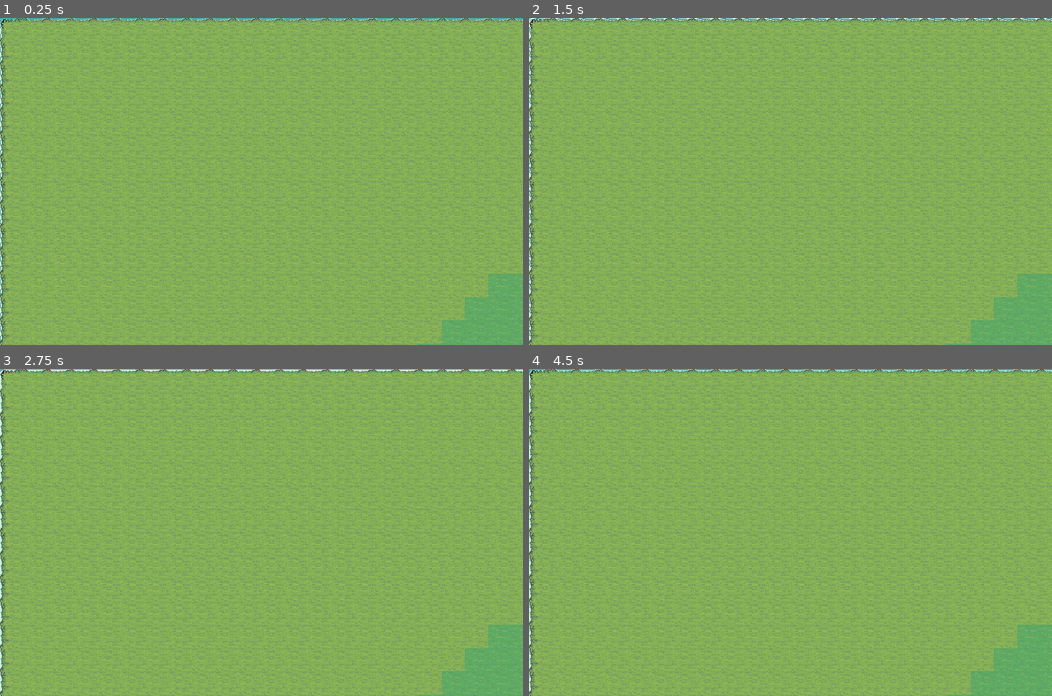
Above: before the commit, frames 1-4 (two rows, left to right).
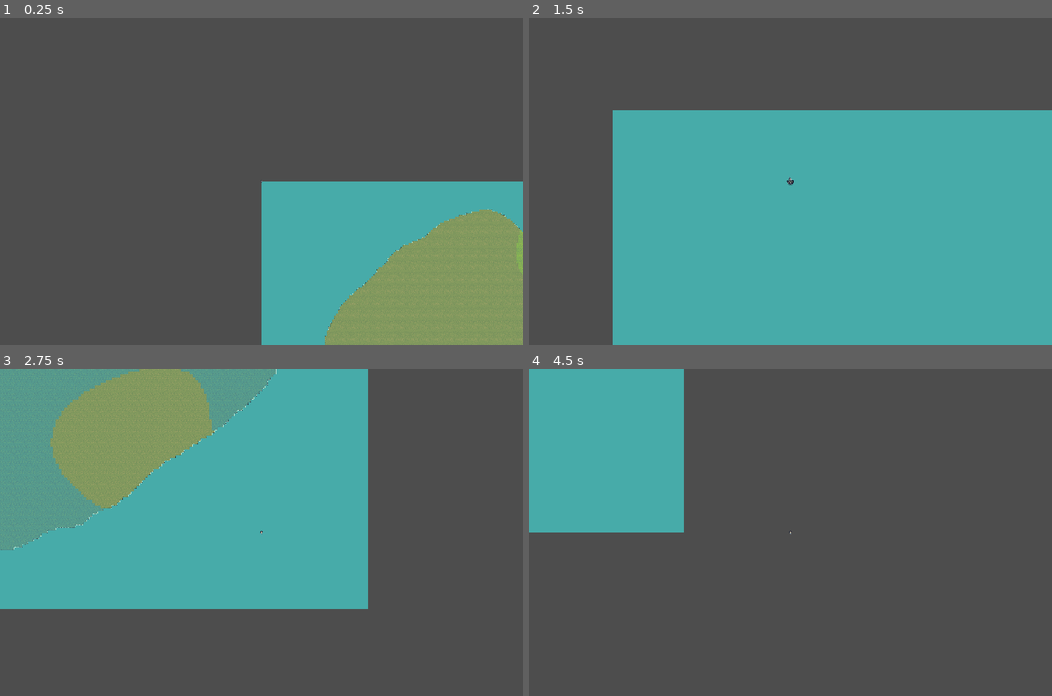
Above: after the commit, the same moments.

Repository: August099/juegoMulti
Game: Godot game, scene res://Escenario/world_generation.tscn
Two runs of this game, one before a commit and one after it. Both use one fixed random seed, a clock stepped at 60 frames per second and the inputs below. This scene is started directly instead of the project's main scene.
Inputs (mouse positions are in pixels of both pictures, inside the frame that each line leads up to):
- Up to frame 1 (0.25 s): no input
- Up to frame 2 (1.5 s): tap Enter (ui_accept) at 0.5, 0.77 s; move the mouse to (905, 165) at 0.52 s; hold D (MoveRight) 0.53-1.28 s; hold Tab (Tab) 0.53-1.28 s; move the mouse to (685, 197) at 1.27 s; hold S (MoveDown) from 1.28 s (still down); tap Mouse wheel up (ZoomIn) at 1.35 s
- Up to frame 3 (2.75 s): tap Enter (ui_accept) at 1.52 s; move the mouse to (313, 460) at 2.02 s; release S (MoveDown) at 2.03 s; hold D (MoveRight) from 2.03 s (still down); tap Mouse wheel down (ZoomOut) at 2.1 s
- Up to frame 4 (4.5 s): move the mouse to (764, 597) at 2.77 s; release D (MoveRight) at 2.78 s; hold W (MoveUp) 2.78-3.53 s; tap Tab (Tab) at 2.85 s; tap Enter (ui_accept) at 3.02, 3.77 s; move the mouse to (947, 581) at 3.52 s; hold A (MoveLeft) from 3.53 s (still down); tap Mouse wheel up (ZoomIn) at 3.6 s; move the mouse to (633, 483) at 4.27 s; tap Mouse wheel down (ZoomOut) at 4.35 s

The runs differ from the first frame. In frame 1, 93% of the frame differs, in the area x 0-100%, y 0-100%; in frame 2, 100%; in frame 3, 94%; in frame 4, 100%.

Commit message:
island generation

Diff:
--- a/Escenario/world_generation.gd
+++ b/Escenario/world_generation.gd
@@ -2,6 +2,7 @@
 
 @export var noise_temperature_text: NoiseTexture2D
 @export var noise_moisture_text: NoiseTexture2D
+@export var noise_altitude_text: NoiseTexture2D
 
 @onready var tile_map = $TileMap
 
@@ -9,6 +10,7 @@
 
 var temperature_noise: Noise
 var moisture_noise: Noise
+var altitude_noise: Noise
 
 #layers
 var decoration_layer = 0
@@ -31,15 +33,20 @@
 var center_y = height / 2.0
 var max_distance = sqrt(center_x * center_x + center_y * center_y)
 
+var island_size = 0.8
+var terrain_gain = 0.6
+
 # la dificultad del bioma se aplica segun lo cercano que este a la estructura del boss
 var biomes = {}
 
 func _ready():
 	temperature_noise = noise_temperature_text.noise
 	moisture_noise = noise_moisture_text.noise
+	altitude_noise = noise_altitude_text.noise
 
-	temperature_noise.seed = world_seed
-	moisture_noise.seed = world_seed + 1
+	temperature_noise.seed = randi() #world_seed
+	moisture_noise.seed = randi() #world_seed + 1
+	altitude_noise.seed = randi()
 
 	print(temperature_noise.seed)
 	print(moisture_noise.seed)
@@ -51,7 +58,7 @@
 func generate_world():
 
 	# Esto hace que los mundos tengan diferentes colores para el server y los clientes
-	#source_arr.shuffle()
+	source_arr.shuffle()
 
 	var grass_tiles = {
 		"color_0": [],
@@ -68,25 +75,36 @@
 			var pos = Vector2i(x, y)
 			var temperature_noise_value = (temperature_noise.get_noise_2d(x, y) + 1.0) * 0.5
 			var moisture_noise_value = (moisture_noise.get_noise_2d(x, y) + 1.0) * 0.5
+			var altitude_noise_value = (altitude_noise.get_noise_2d(x, y) + 1.0) * 0.5
 
+			var nx = (x - center_x) / center_x
+			var ny = (y - center_y) / center_y
+			var distance = sqrt(nx * nx + ny * ny)
 
-			if (between(temperature_noise_value, 0, 0.35) && between(moisture_noise_value, 0, 0.55)) || (between(temperature_noise_value, 0.35, 0.6) && between(moisture_noise_value, 0.55, 0.75)):
-				grass_tiles.color_0.append(pos)
-				biomes[pos] = source_arr[0]
-			elif between(temperature_noise_value, 0.35, 0.6) && between(moisture_noise_value, 0, 0.55):
-				grass_tiles.color_1.append(pos)
-				biomes[pos] = source_arr[1]
-			elif between(temperature_noise_value, 0.6, 1) && between(moisture_noise_value, 0, 0.75):
-				grass_tiles.color_2.append(pos)
-				biomes[pos] = source_arr[2]
-			elif between(temperature_noise_value, 0, 0.35) && between(moisture_noise_value, 0.55, 1):
-				grass_tiles.color_3.append(pos)
-				biomes[pos] = source_arr[3]
-			elif between(temperature_noise_value, 0.35, 1) && between(moisture_noise_value, 0.75, 1):
-				grass_tiles.color_4.append(pos)
-				biomes[pos] = source_arr[4]
+			distance = clamp(distance * island_size, 0.0, 1.0)
+
+			if distance < island_size:
+				altitude_noise_value = clamp(altitude_noise_value / terrain_gain, 0.0, 1.1)
+
+			altitude_noise_value = altitude_noise_value - falloff(distance)
+
+			if altitude_noise_value > 0.5:
+				if (between(temperature_noise_value, 0, 0.35) && between(moisture_noise_value, 0, 0.55)) || (between(temperature_noise_value, 0.35, 0.6) && between(moisture_noise_value, 0.55, 0.75)):
+					grass_tiles.color_0.append(pos)
+					biomes[pos] = source_arr[0]
+				elif between(temperature_noise_value, 0.35, 0.6) && between(moisture_noise_value, 0, 0.55):
+					grass_tiles.color_1.append(pos)
+					biomes[pos] = source_arr[1]
+				elif between(temperature_noise_value, 0.6, 1) && between(moisture_noise_value, 0, 0.75):
+					grass_tiles.color_2.append(pos)
+					biomes[pos] = source_arr[2]
+				elif between(temperature_noise_value, 0, 0.35) && between(moisture_noise_value, 0.55, 1):
+					grass_tiles.color_3.append(pos)
+					biomes[pos] = source_arr[3]
+				elif between(temperature_noise_value, 0.35, 1) && between(moisture_noise_value, 0.75, 1):
+					grass_tiles.color_4.append(pos)
+					biomes[pos] = source_arr[4]
 			else:
-				grass_tiles.water.append(pos)
 				tile_map.set_cell(water_layer, pos, water_atlas_id, Vector2i(0, 0))
 
 			# Si consume muchos recursos para generar lo frena un poco para evitar que
@@ -137,7 +155,7 @@
 					tile_map.set_cell(water_layer, pos, water_atlas_id, Vector2i(0, 0))
 
 func between(val, min, max):
-	if val > min && val <= max:
+	if val >= min && val <= max:
 		return true
 	return false
 
@@ -149,6 +167,9 @@
 			var tile_data = source.get_tile_data(Vector2i(x, y), 0)
 
 			tile_data.probability = probability
+
+func falloff(dist: float, a := 4.0, b := 2.6):
+	return pow(dist, a) / (pow(dist, a) + pow(b - b * dist, a))
 
 #var noise_temp_val_arr = []
 #var noise_moi_val_arr = []
--- a/Escenario/world_generation.tscn
+++ b/Escenario/world_generation.tscn
@@ -1,18 +1,28 @@
-[gd_scene load_steps=26 format=3 uid="uid://c8kkijph46fur"]
+[gd_scene load_steps=29 format=3 uid="uid://c8kkijph46fur"]
 
-[ext_resource type="Texture2D" uid="uid://cb5gfumf8afjt" path="res://Assets/Terrain/Tileset/Tilemap_color1.png" id="1_o8roq"]
+[ext_resource type="Texture2D" uid="uid://cb5gfumf8afjt" path="res://assets/Terrain/Tileset/Tilemap_color1.png" id="1_o8roq"]
 [ext_resource type="Script" path="res://Escenario/world_generation.gd" id="1_su5g7"]
-[ext_resource type="Texture2D" uid="uid://bfsrg8pw1pn4m" path="res://Assets/Terrain/Tileset/Tilemap_color2.png" id="2_a0qb2"]
-[ext_resource type="Texture2D" uid="uid://dfafei44berlq" path="res://Assets/noise/world_generation_temperature_2.tres" id="2_vp17p"]
-[ext_resource type="Texture2D" uid="uid://c7biwnixngoeh" path="res://Assets/noise/world_generation_moisure.tres" id="3_1d3xq"]
-[ext_resource type="Texture2D" uid="uid://c4h1xyfnnrsgu" path="res://Assets/Terrain/Tileset/Tilemap_color3.png" id="3_rjxea"]
-[ext_resource type="Texture2D" uid="uid://dc4x6boaie8ly" path="res://Assets/Terrain/Tileset/Tilemap_color4.png" id="4_7vteo"]
-[ext_resource type="Texture2D" uid="uid://ciqqsab2je0my" path="res://Assets/Terrain/Tileset/Tilemap_color5.png" id="5_yvus1"]
-[ext_resource type="Texture2D" uid="uid://xkljf62lus3m" path="res://Assets/Terrain/Tileset/Water Background color.png" id="6_ub8bp"]
-[ext_resource type="Texture2D" uid="uid://bciphvi4ivp64" path="res://Assets/Terrain/Tileset/Water Foam.png" id="7_og4n6"]
-[ext_resource type="Texture2D" uid="uid://oftn57osyq83" path="res://Assets/Terrain/Decorations/Bushes/Bushe1.png" id="8_xmgne"]
-[ext_resource type="Texture2D" uid="uid://b2pjyi11kh6ct" path="res://Assets/Terrain/Decorations/Bushes/Bushe3.png" id="9_l518k"]
-[ext_resource type="Texture2D" uid="uid://c2aohll6ortn3" path="res://Assets/Terrain/Resources/Wood/Trees/Tree2.png" id="10_kfqus"]
+[ext_resource type="Texture2D" uid="uid://bfsrg8pw1pn4m" path="res://assets/Terrain/Tileset/Tilemap_color2.png" id="2_a0qb2"]
+[ext_resource type="Texture2D" uid="uid://dfafei44berlq" path="res://assets/noise/world_generation_temperature_2.tres" id="2_vp17p"]
+[ext_resource type="Texture2D" uid="uid://c7biwnixngoeh" path="res://assets/noise/world_generation_moisure.tres" id="3_1d3xq"]
+[ext_resource type="Texture2D" uid="uid://c4h1xyfnnrsgu" path="res://assets/Terrain/Tileset/Tilemap_color3.png" id="3_rjxea"]
+[ext_resource type="Texture2D" uid="uid://dc4x6boaie8ly" path="res://assets/Terrain/Tileset/Tilemap_color4.png" id="4_7vteo"]
+[ext_resource type="PackedScene" uid="uid://4txubk8awvn3" path="res://pruebas augusto/player.tscn" id="4_41ivw"]
+[ext_resource type="Texture2D" uid="uid://ciqqsab2je0my" path="res://assets/Terrain/Tileset/Tilemap_color5.png" id="5_yvus1"]
+[ext_resource type="Texture2D" uid="uid://xkljf62lus3m" path="res://assets/Terrain/Tileset/Water Background color.png" id="6_ub8bp"]
+[ext_resource type="Texture2D" uid="uid://bciphvi4ivp64" path="res://assets/Terrain/Tileset/Water Foam.png" id="7_og4n6"]
+[ext_resource type="Texture2D" uid="uid://oftn57osyq83" path="res://assets/Terrain/Decorations/Bushes/Bushe1.png" id="8_xmgne"]
+[ext_resource type="Texture2D" uid="uid://b2pjyi11kh6ct" path="res://assets/Terrain/Decorations/Bushes/Bushe3.png" id="9_l518k"]
+[ext_resource type="Texture2D" uid="uid://c2aohll6ortn3" path="res://assets/Terrain/Resources/Wood/Trees/Tree2.png" id="10_kfqus"]
+
+[sub_resource type="FastNoiseLite" id="FastNoiseLite_0w4u6"]
+noise_type = 5
+fractal_octaves = 4
+fractal_gain = 0.45
+fractal_ping_pong_strength = 1.0
+
+[sub_resource type="NoiseTexture2D" id="NoiseTexture2D_acbem"]
+noise = SubResource("FastNoiseLite_0w4u6")
 
 [sub_resource type="TileMapPattern" id="TileMapPattern_20loj"]
 tile_data = PackedInt32Array(0, 393218, 3, 65536, 393218, 4)
@@ -2174,6 +2184,9 @@
 script = ExtResource("1_su5g7")
 noise_temperature_text = ExtResource("2_vp17p")
 noise_moisture_text = ExtResource("3_1d3xq")
+noise_altitude_text = SubResource("NoiseTexture2D_acbem")
+
+[node name="player" parent="." instance=ExtResource("4_41ivw")]
 
 [node name="TileMap" type="TileMap" parent="."]
 tile_set = SubResource("TileSet_4rfnk")
--- a/pruebas augusto/player.gd
+++ b/pruebas augusto/player.gd
@@ -1,30 +1,32 @@
 extends CharacterBody2D
 
 var moving = false
-var speed = 300 #2000
-var maxSpeed = 500 #15000
-var friction = 0.2
+var acceleration = 1500 #2000
+var maxSpeed = 3500 #15000
+var friction = 5000
 
 @onready var camera = $Camera2D
 
-func _enter_tree():
-	set_multiplayer_authority(name.to_int())
+#func _enter_tree():
+#	set_multiplayer_authority(name.to_int())
 
 func _ready():
-		if is_multiplayer_authority():
-			camera.make_current()
+#		if is_multiplayer_authority():
+#			camera.make_current()
+	pass
 
 func _physics_process(delta):
-	if !is_multiplayer_authority():
-		return
-
+#	if !is_multiplayer_authority():
+#		return
+	pass
 	var dir : Vector2 = Input.get_vector("MoveLeft", "MoveRight", "MoveUp", "MoveDown")
 
 	if dir:
-		velocity = dir * speed
+		velocity = dir * maxSpeed
 	else:
-		velocity = Vector2(0, 0)
+		velocity = velocity.move_toward(Vector2.ZERO, friction * delta)
 
+	#print(velocity)
 	move_and_slide()
 
 func _input(event):
--- a/pruebas augusto/player.tscn
+++ b/pruebas augusto/player.tscn
@@ -13,6 +13,7 @@
 properties/0/watch = false
 
 [node name="player" type="CharacterBody2D"]
+z_index = 4
 script = ExtResource("1_w7ibk")
 
 [node name="CollisionShape2D" type="CollisionShape2D" parent="."]
@@ -25,6 +26,7 @@
 
 [node name="Camera2D" type="Camera2D" parent="."]
 z_index = 10
+zoom = Vector2(0.08, 0.08)
 
 [node name="MultiplayerSynchronizer" type="MultiplayerSynchronizer" parent="."]
 replication_config = SubResource("SceneReplicationConfig_yphoq")
